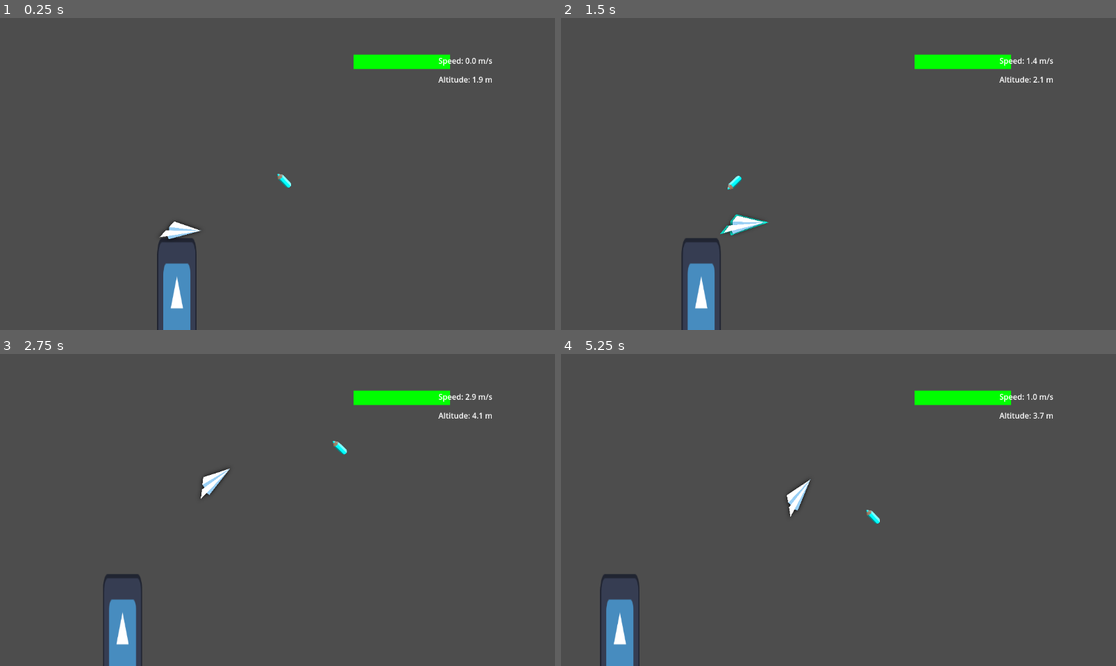
Above: before the commit, frames 1-4 (two rows, left to right).
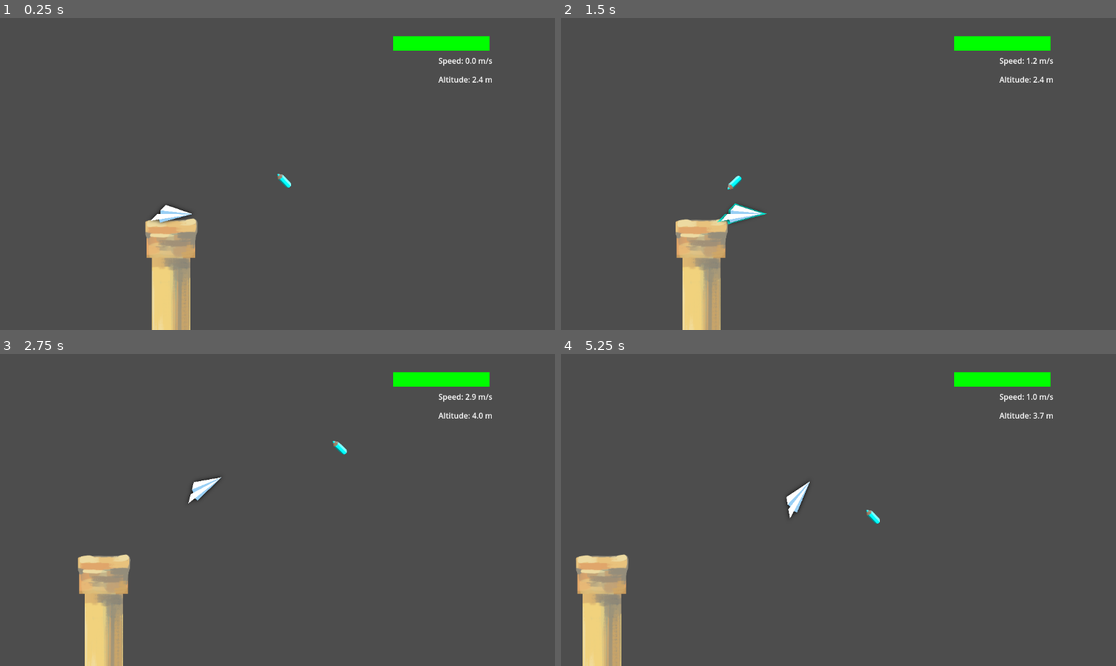
Above: after the commit, the same moments.

Repository: STUDIO-SINOKAYO/planegame
Game: Godot game, scene res://Scenes/level.tscn
The game is run twice, just before and just after one commit, with the same random seed, the same clock (stepped at 60 frames per second) and the same inputs. The engine's default icon, where the game draws it, is replaced by a stand-in: a white triangle on a blue panel in a dark square.
Inputs (mouse positions are in pixels of both pictures, inside the frame that each line leads up to):
- Up to frame 1 (0.25 s): no input
- Up to frame 2 (1.5 s): tap Enter (ui_accept) at 0.5, 0.77 s; move the mouse to (738, 227) at 0.52 s; right-click (738, 227) at 0.6 s; click (738, 227) at 0.67 s; move the mouse to (727, 189) at 1.27 s; right-click (727, 189) at 1.35 s; click (727, 189) at 1.42 s
- Up to frame 3 (2.75 s): tap Enter (ui_accept) at 1.52 s; move the mouse to (333, 441) at 2.02 s; right-click (333, 441) at 2.1 s; click (333, 441) at 2.17 s
- Up to frame 4 (5.25 s): move the mouse to (810, 572) at 2.77 s; right-click (810, 572) at 2.85 s; click (810, 572) at 2.92 s; tap Enter (ui_accept) at 3.02, 3.77, 4.52 s; move the mouse to (1005, 556) at 3.52 s; right-click (1005, 556) at 3.6 s; click (1005, 556) at 3.67 s; move the mouse to (672, 463) at 4.27 s; right-click (672, 463) at 4.35 s; click (672, 463) at 4.42 s; move the mouse to (866, 510) at 5.02 s; right-click (866, 510) at 5.1 s; click (866, 510) at 5.17 s

The runs differ from the first frame. In frame 1, 4.7% of the frame differs, in the area x 26-89%, y 5-100%; in frame 2, 4.9%; in frame 3, 5.3%, in the area x 14-89%, y 5-100%; in frame 4, 5.1%.

Commit message:
changed coluimn

Diff:
--- a/Scenes/level.tscn
+++ b/Scenes/level.tscn
@@ -1,8 +1,9 @@
-[gd_scene load_steps=110 format=3 uid="uid://ig7nbplla4pc"]
+[gd_scene load_steps=111 format=3 uid="uid://ig7nbplla4pc"]
 
 [ext_resource type="Script" uid="uid://cqn84wdm076k5" path="res://Scripts/Level.gd" id="1_k5f4k"]
 [ext_resource type="Script" uid="uid://pakfejb3s2jx" path="res://Scripts/Plane.gd" id="2_6phgx"]
 [ext_resource type="Texture2D" uid="uid://d02dwmif63q64" path="res://icon.svg" id="2_81xng"]
+[ext_resource type="Texture2D" uid="uid://bqds3ltgssnrq" path="res://Assets/Sprites/COLUMN.png" id="2_dx6so"]
 [ext_resource type="Texture2D" uid="uid://cfof2t4pe4mmt" path="res://Assets/Sprites/PLANE.png" id="4_8c0lf"]
 [ext_resource type="Script" uid="uid://cgrkp52cjio52" path="res://Scripts/cursor_detection.gd" id="5_jmchl"]
 [ext_resource type="Texture2D" uid="uid://doxgbjthq1fb8" path="res://Assets/Sprites/cloud1.png" id="5_luodc"]
@@ -631,12 +632,12 @@
 show_red_line = false
 
 [node name="Sprite2D" type="Sprite2D" parent="."]
-position = Vector2(70, 612.5)
-scale = Vector2(0.8125, 2.82031)
-texture = ExtResource("2_81xng")
+position = Vector2(56, 997)
+scale = Vector2(0.368, 1.276)
+texture = ExtResource("2_dx6so")
 
 [node name="Plane" type="CharacterBody2D" parent="."]
-position = Vector2(72, 407)
+position = Vector2(50, 363.005)
 script = ExtResource("2_6phgx")
 max_speed = 300.0
 speed_deceleration = 0.5
@@ -651,11 +652,13 @@
 [node name="Camera2D" type="Camera2D" parent="Plane"]
 position = Vector2(264, -54)
 zoom = Vector2(0.785, 0.785)
+limit_left = -397
 limit_top = -150
 limit_bottom = -150
 
 [node name="Sprite2D" type="Sprite2D" parent="Plane"]
 z_index = 1
+texture_filter = 6
 position = Vector2(0.58, -4.815)
 rotation = -0.232129
 scale = Vector2(0.12, 0.078)
@@ -1314,10 +1317,10 @@
 anchors_preset = 1
 anchor_left = 1.0
 anchor_right = 1.0
-offset_left = -220.0
-offset_top = 20.0
-offset_right = -20.0
-offset_bottom = 50.0
+offset_left = -138.0
+offset_top = -18.0
+offset_right = 62.0
+offset_bottom = 12.0
 grow_horizontal = 0
 
 [node name="StaminaBar" type="ProgressBar" parent="UI/StaminaContainer"]
@@ -1481,6 +1484,11 @@
 offset_bottom = 4752.0
 color = Color(0.176471, 0.258824, 0.294118, 1)
 
+[node name="Sprite2D2" type="Sprite2D" parent="."]
+position = Vector2(-456, 313)
+scale = Vector2(0.8125, 2.82031)
+texture = ExtResource("2_81xng")
+
 [connection signal="game_over" from="Plane" to="." method="_on_game_over"]
 [connection signal="waypoint_reached" from="Plane" to="." method="_on_plane_waypoint_reached"]
 [connection signal="body_entered" from="Obstacles/Sun/Area2D" to="." method="_on_area_2d_body_entered"]
Binary file added: Assets/Sprites/COLUMN.png
Not shown, added: Assets/Sprites/COLUMN.png.import
Not shown: 2 places in Scenes/level.tscn that only renumber resources
